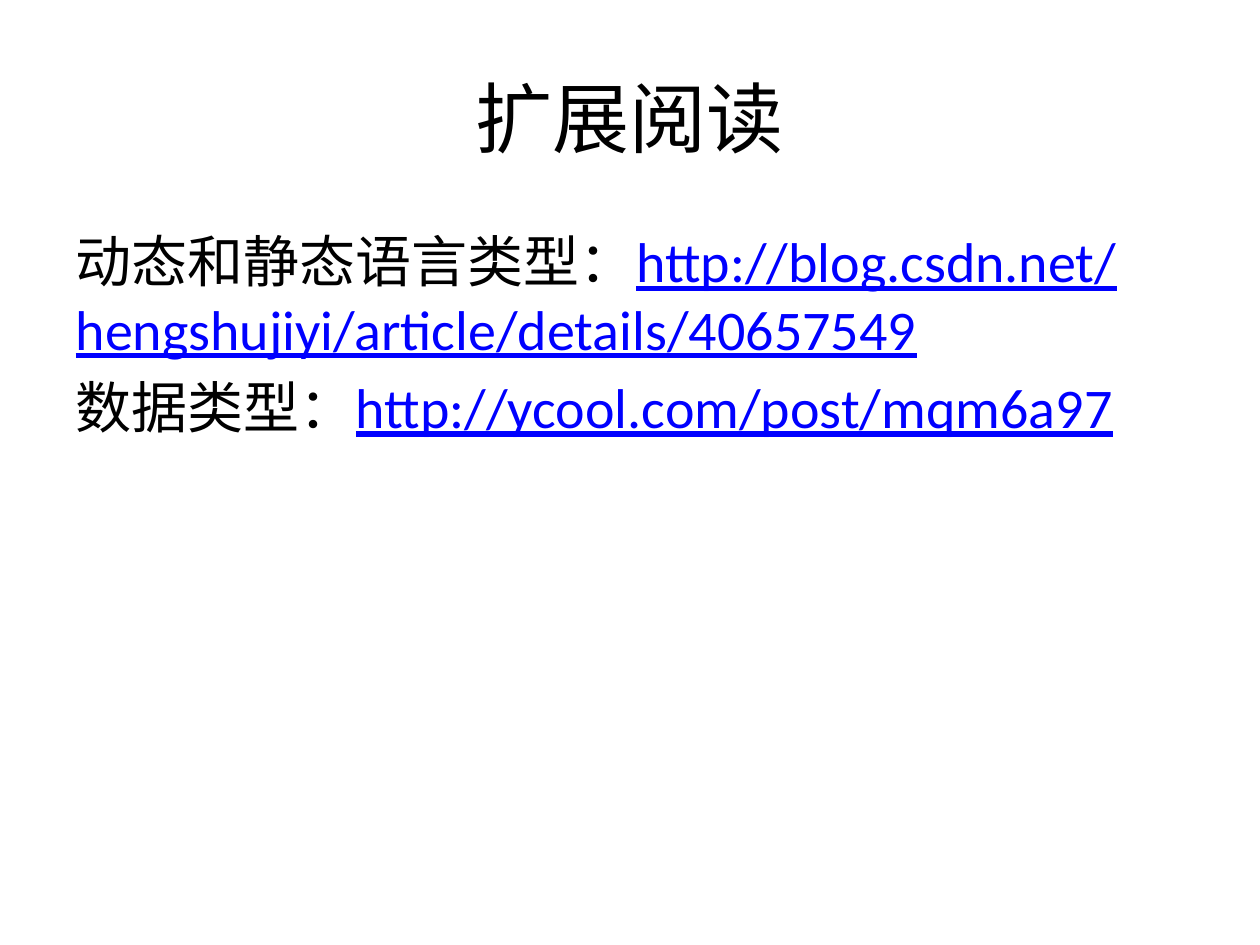
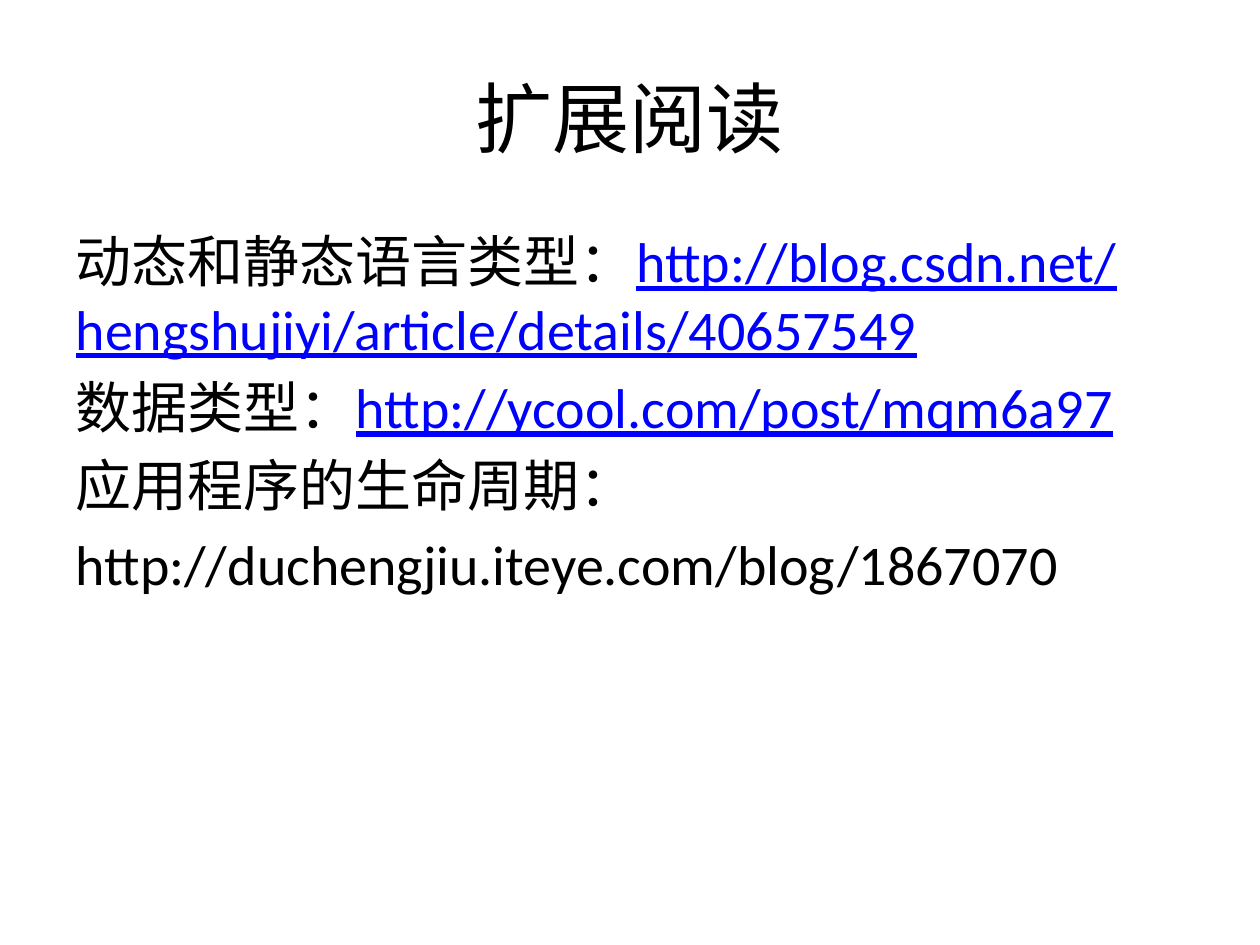
Before and after one commit to Jaykong/Programming_In_OC, a slide deck: slide 13 of CoursePPT/chap2_xcode介绍.pptx (slide 8 before the commit). Drawn at 1260x945 pixels with LibreOffice and Linux fonts; fonts in the diff are those of the drawing. Boxes give left, top, right and bottom in pixels: in the first picture for what was removed or moved away, otherwise in the second. Text is boxed around its words. In the diff, an @@ line names an element or a change of style, - is before the commit and + after.

```diff
--- a/CoursePPT/chap2_xcode介绍.pptx
+++ b/CoursePPT/chap2_xcode介绍.pptx
@@ text at [76,458,1058,595]: paragraphs added @@
+应用程序的生命周期：
+http://duchengjiu.iteye.com/blog/1867070
```
Also in this commit, not shown: 5 slides added, 1 other file.
